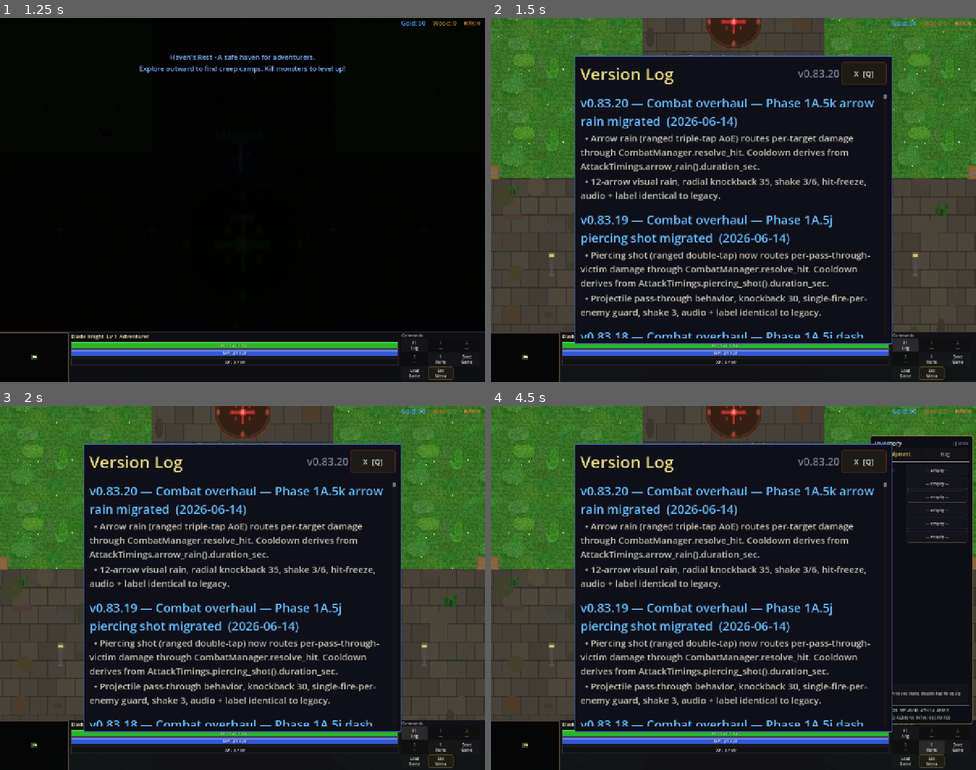
Above: before the commit, frames 1-4 (two rows, left to right).
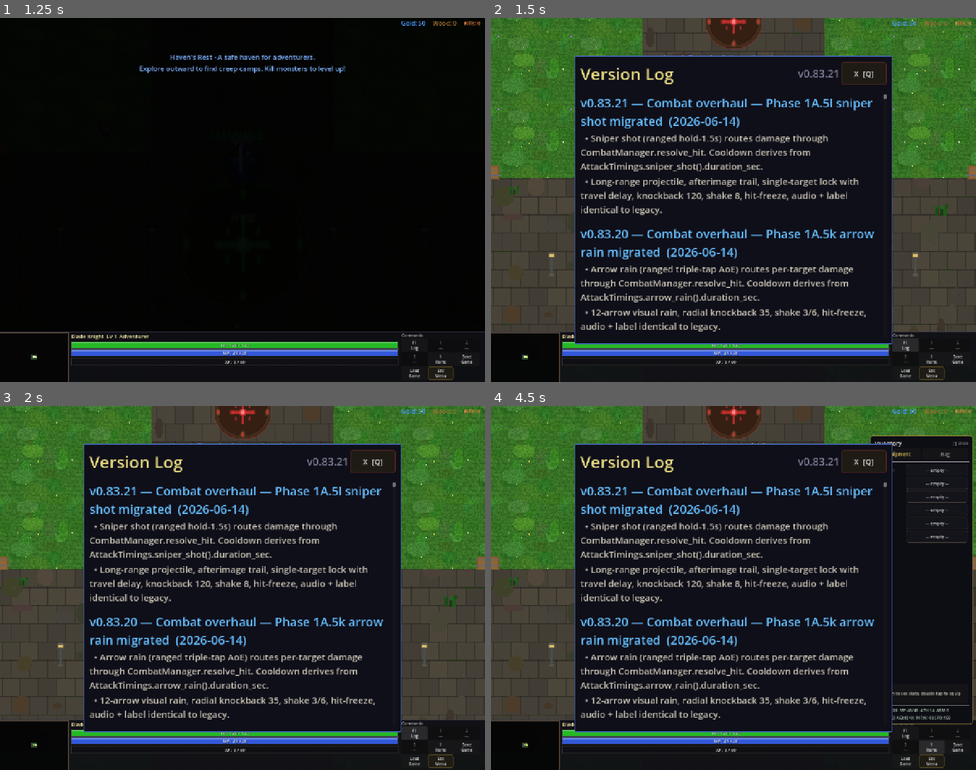
Above: after the commit, the same moments.

Repository: slxny/legends-open-rpg
Game: Godot game, scene res://scenes/main.tscn
The game is run twice, just before and just after one commit, with the same random seed, the same clock (stepped at 60 frames per second) and the same inputs.
Inputs (mouse positions are in pixels of both pictures, inside the frame that each line leads up to):
- Up to frame 1 (1.25 s): tap Enter at 0.5 s; move the mouse to (218, 272) at 0.52 s; hold W (move_up) from 0.53 s (still down); hold Space (attack) from 0.53 s (still down); click (218, 272) at 0.67 s
- Up to frame 2 (1.5 s): release W (move_up) at 1.25 s; release Space (attack) at 1.25 s; click "F1 Log" at 1.25 s
- Up to frame 3 (2 s): no input
- Up to frame 4 (4.5 s): click "1 ---" at 2 s; click "2 ---" at 2.75 s; click "3 ---" at 3.5 s; click "I Items" at 4.25 s

Frame 1 is identical in both runs. In frame 2, 9.5% of the frame differs, in the area x 18-79%, y 14-88%; in frame 3, 9.5%; in frame 4, 9.5%.

Commit message:
v0.83.21: Combat overhaul — Phase 1A.5l sniper shot migrated
Single-target damage routes through CombatManager.resolve_hit. Cooldown
derives from AttackTimings.sniper_shot().duration_sec.

Travel-time projectile, afterimage trail, knockback 120, shake 8,
hit-freeze, audio + label identical to legacy.

Headless: smoke 51/51 PASS, parse clean.

Co-Authored-By: Claude Opus 4.7 (1M context) <noreply@anthropic.com>

Diff:
--- a/scenes/player/player.gd
+++ b/scenes/player/player.gd
@@ -1969,8 +1969,10 @@
 
 func _execute_sniper_shot(attack_dir: Vector2) -> void:
 	# Hold 1.5s: Long-range precision shot. 1.3x damage, huge range, knockback.
+	# Phase 1A.5l.
 	_is_attack_animating = true
-	_attack_cooldown = 0.8 / stats.attack_speed
+	var ss_timing = AttackTimingsCls.sniper_shot()
+	_attack_cooldown = ss_timing.duration_sec / max(0.1, stats.attack_speed)
 	var dir = attack_dir
 	var base_pos = sprite.position
 	var dmg_mult := 1.3
@@ -2056,10 +2058,16 @@
 			var hit_delay = best_dist / 700.0
 			get_tree().create_timer(hit_delay).timeout.connect(func():
 				if is_instance_valid(best_target) and not best_target.get("_is_dead"):
-					var result = CombatManager.calculate_damage(stats.get_stats_dict(), best_target.get_stats_dict(), dmg_mult)
-					best_target.take_damage(result["damage"], result["is_crit"])
-					best_target.apply_knockback(dir, 120.0)
-					_spawn_impact_vfx(best_target.global_position, true)
+					var event = HitEventCls.new()
+					event.attacker = self
+					event.victim = best_target
+					event.direction = dir
+					event.attack_id = &"sniper_shot"
+					event.ability_multiplier = dmg_mult
+					CombatManager.resolve_hit(event, stats.get_stats_dict(), best_target.get_stats_dict(), true)
+					if is_instance_valid(best_target):
+						best_target.apply_knockback(dir, 120.0)
+						_spawn_impact_vfx(best_target.global_position, true)
 					_do_screen_shake(8.0)
 					_do_hit_freeze(true)
 			)
--- a/scenes/ui/changelog_dialog.gd
+++ b/scenes/ui/changelog_dialog.gd
@@ -9,9 +9,18 @@
 var _is_visible: bool = false
 var _is_mobile: bool = false
 
-const GAME_VERSION := "v0.83.20"
+const GAME_VERSION := "v0.83.21"
 
 const CHANGELOG: Array[Dictionary] = [
+	{
+		"version": "v0.83.21",
+		"title": "Combat overhaul — Phase 1A.5l sniper shot migrated",
+		"date": "2026-06-14",
+		"entries": [
+			"Sniper shot (ranged hold-1.5s) routes damage through CombatManager.resolve_hit. Cooldown derives from AttackTimings.sniper_shot().duration_sec.",
+			"Long-range projectile, afterimage trail, single-target lock with travel delay, knockback 120, shake 8, hit-freeze, audio + label identical to legacy.",
+		]
+	},
 	{
 		"version": "v0.83.20",
 		"title": "Combat overhaul — Phase 1A.5k arrow rain migrated",
